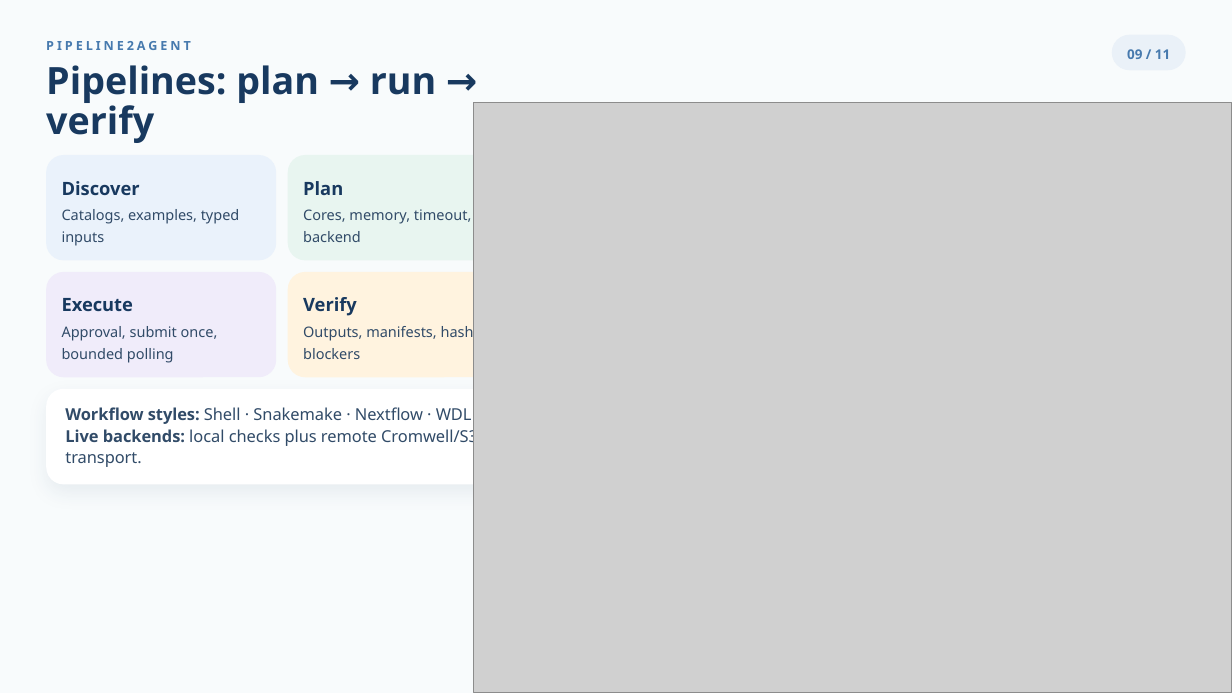
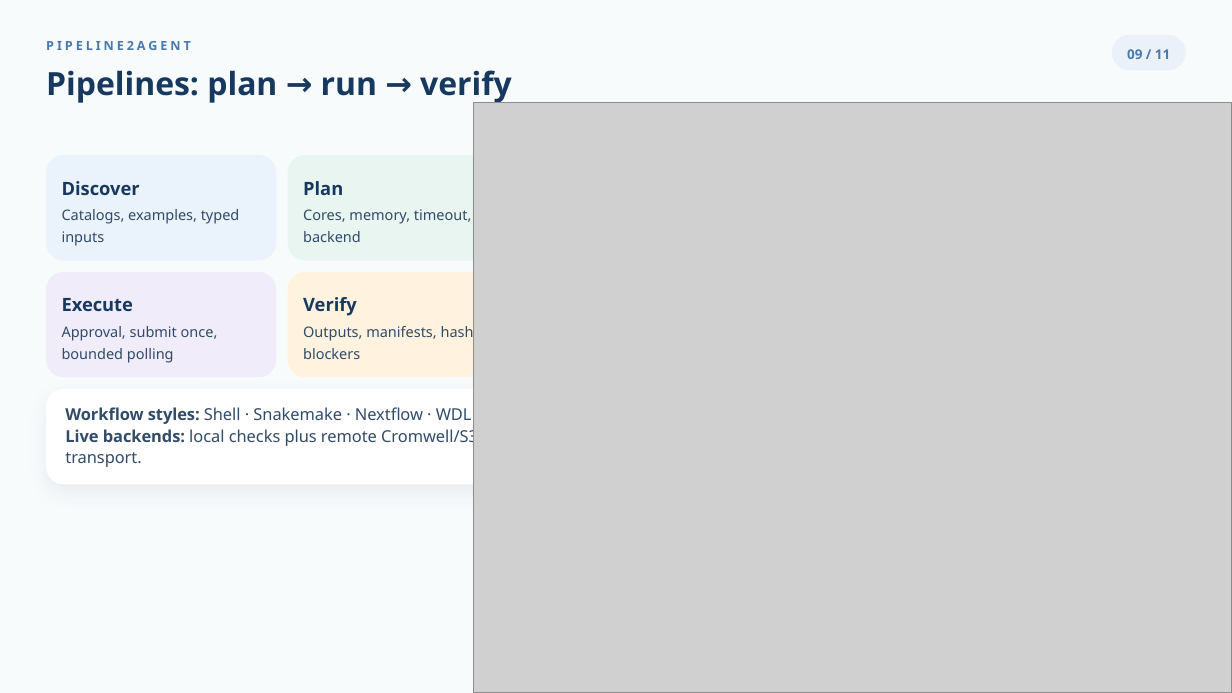
Before and after one commit to ai2lifescience/BioAgent, a slide deck: slide 10 of docs/project_intro/pipeline_agent_introduction.pptx (slide 9 before the commit). Drawn at 1232x693 pixels with LibreOffice and Linux fonts; fonts in the diff are those of the drawing; grey boxes stand for pictures. Boxes give left, top, right and bottom in pixels: in the first picture for what was removed or moved away, otherwise in the second. Text is boxed around its words. In the diff, an @@ line names an element or a change of style, - is before the commit and + after.

Commit message:
Update Pipeline2Agent introduction and web usage docs

```diff
--- a/docs/project_intro/pipeline_agent_introduction.pptx
+++ b/docs/project_intro/pipeline_agent_introduction.pptx
@@ text "Pipelines: plan → run → ..." at [46, 70, 512, 104]: size 29.2 to 24.9 pt @@
```
Also in this commit, not shown: 10 other slides changed, 1 slide added, 1 other file.
